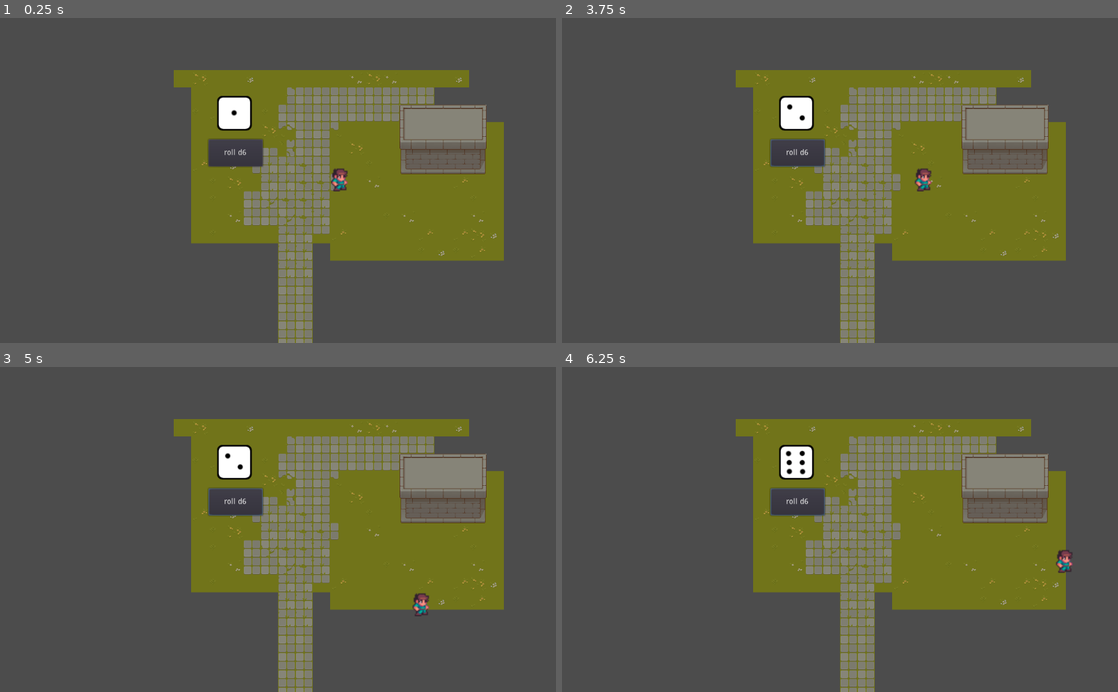
Above: before the commit, frames 1-4 (two rows, left to right).
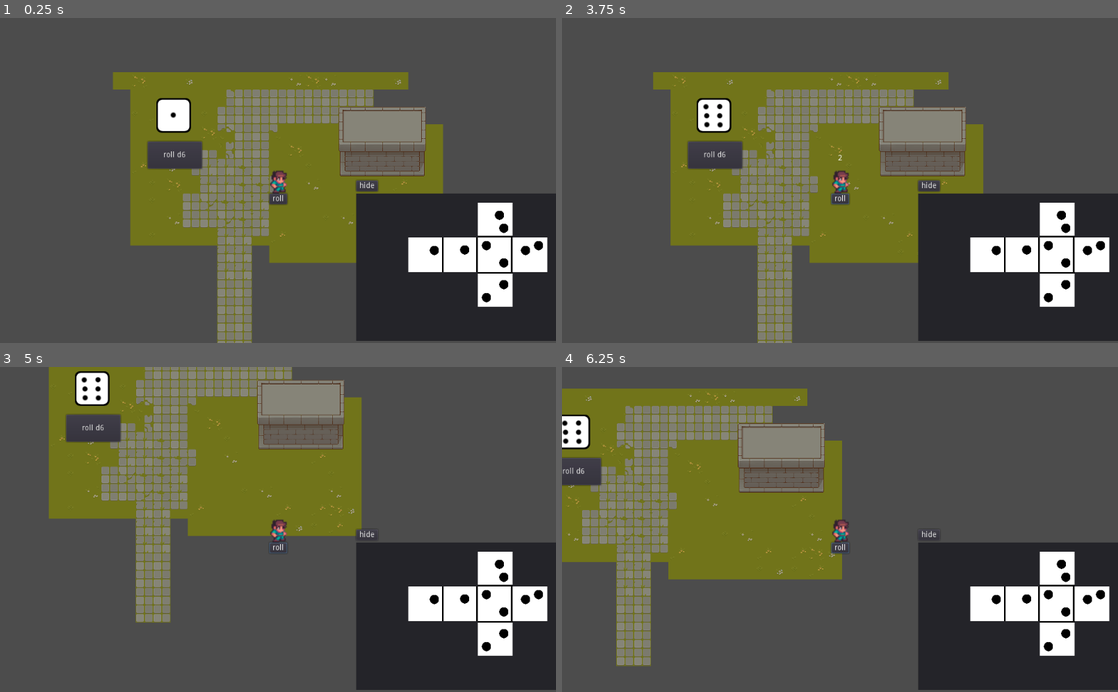
Above: after the commit, the same moments.

Repository: s4x0r/GMTKjam-2022
Game: Godot game, scene res://main.tscn
Two runs of this game, one before a commit and one after it. Both use one fixed random seed, a clock stepped at 60 frames per second and the inputs below.
Inputs (mouse positions are in pixels of both pictures, inside the frame that each line leads up to):
- Up to frame 1 (0.25 s): no input
- Up to frame 2 (3.75 s): click "roll d6" at 0.5 s; click (928, 187) at 1.25 s, where only the run after the commit has a clickable "hide"; click (928, 333) at 2 s, where only the run after the commit has a clickable "show"; click "roll d6" (after the commit: "roll") at 2.75 s; tap Enter at 3.5 s; move the mouse to (962, 164) at 3.52 s; press the mouse at (962, 164) at 3.53 s; hold D (char_right) from 3.53 s (still down)
- Up to frame 3 (5 s): move the mouse to (166, 545) at 4.27 s; release D (char_right) at 4.28 s; release the mouse at (166, 545) at 4.28 s; hold S (char_down) from 4.28 s (still down); click (166, 545) at 4.35 s
- Up to frame 4 (6.25 s): move the mouse to (895, 458) at 5.02 s; release S (char_down) at 5.03 s; press the mouse at (895, 458) at 5.03 s; hold D (char_right) 5.03-5.78 s; move the mouse to (812, 594) at 5.77 s; release the mouse at (812, 594) at 5.78 s; hold W (char_up) from 5.78 s (still down); click (812, 594) at 5.85 s

The runs differ from the first frame. In frame 1, 41% of the frame differs, in the area x 20-100%, y 16-100%; in frame 2, 45%; in frame 3, 55%; in frame 4, 61%, in the area x 0-100%, y 6-100%.

Commit message:
More dice dot fixing

Diff:
--- a/character.gd
+++ b/character.gd
@@ -11,13 +11,25 @@
 const WALK_SPEED = 200
 
 var velocity = Vector2()
-
+var time = 1
 
 
 # Called when the node enters the scene tree for the first time.
 func _ready():
 	pass # Replace with function body.
 
+func hide():
+	if $"Camera2D/ui/dice window".visible:
+		$AnimationPlayer.play("hide ui")
+	else:
+		$AnimationPlayer.play("show ui")
+	pass
+
+func roll():
+	$"Camera2D/ui/roll indicator".text=str($"Camera2D/ui/dice window/unfold".roll())
+	yield(get_tree().create_timer(time), "timeout")
+	$"Camera2D/ui/roll indicator".text=""
+	pass
 
 # Called every frame. 'delta' is the elapsed time since the previous frame.
 func _physics_process(delta):
--- /dev/null
+++ b/character.tscn
@@ -0,0 +1,299 @@
+[gd_scene load_steps=8 format=2]
+
+[ext_resource path="res://character.gd" type="Script" id=1]
+[ext_resource path="res://assets/rpg-pack/chars/gabe/gabe-idle-run.png" type="Texture" id=2]
+[ext_resource path="res://unfold.tscn" type="PackedScene" id=3]
+
+[sub_resource type="CircleShape2D" id=3]
+radius = 24.0
+
+[sub_resource type="Animation" id=4]
+length = 0.001
+tracks/0/type = "value"
+tracks/0/path = NodePath("Camera2D/ui/hide:text")
+tracks/0/interp = 1
+tracks/0/loop_wrap = true
+tracks/0/imported = false
+tracks/0/enabled = true
+tracks/0/keys = {
+"times": PoolRealArray( 0 ),
+"transitions": PoolRealArray( 1 ),
+"update": 0,
+"values": [ "hide" ]
+}
+tracks/1/type = "value"
+tracks/1/path = NodePath("Camera2D/ui/hide:margin_left")
+tracks/1/interp = 1
+tracks/1/loop_wrap = true
+tracks/1/imported = false
+tracks/1/enabled = true
+tracks/1/keys = {
+"times": PoolRealArray( 0 ),
+"transitions": PoolRealArray( 1 ),
+"update": 0,
+"values": [ 656.0 ]
+}
+tracks/2/type = "value"
+tracks/2/path = NodePath("Camera2D/ui/hide:margin_top")
+tracks/2/interp = 1
+tracks/2/loop_wrap = true
+tracks/2/imported = false
+tracks/2/enabled = true
+tracks/2/keys = {
+"times": PoolRealArray( 0 ),
+"transitions": PoolRealArray( 1 ),
+"update": 0,
+"values": [ 296.0 ]
+}
+tracks/3/type = "value"
+tracks/3/path = NodePath("Camera2D/ui/hide:margin_right")
+tracks/3/interp = 1
+tracks/3/loop_wrap = true
+tracks/3/imported = false
+tracks/3/enabled = true
+tracks/3/keys = {
+"times": PoolRealArray( 0 ),
+"transitions": PoolRealArray( 1 ),
+"update": 0,
+"values": [ 696.0 ]
+}
+tracks/4/type = "value"
+tracks/4/path = NodePath("Camera2D/ui/hide:margin_bottom")
+tracks/4/interp = 1
+tracks/4/loop_wrap = true
+tracks/4/imported = false
+tracks/4/enabled = true
+tracks/4/keys = {
+"times": PoolRealArray( 0 ),
+"transitions": PoolRealArray( 1 ),
+"update": 0,
+"values": [ 316.0 ]
+}
+tracks/5/type = "value"
+tracks/5/path = NodePath("Camera2D/ui/dice window:visible")
+tracks/5/interp = 1
+tracks/5/loop_wrap = true
+tracks/5/imported = false
+tracks/5/enabled = true
+tracks/5/keys = {
+"times": PoolRealArray( 0 ),
+"transitions": PoolRealArray( 1 ),
+"update": 0,
+"values": [ true ]
+}
+
+[sub_resource type="Animation" id=5]
+resource_name = "hide ui"
+tracks/0/type = "value"
+tracks/0/path = NodePath("Camera2D/ui/dice window:visible")
+tracks/0/interp = 1
+tracks/0/loop_wrap = true
+tracks/0/imported = false
+tracks/0/enabled = true
+tracks/0/keys = {
+"times": PoolRealArray( 0 ),
+"transitions": PoolRealArray( 1 ),
+"update": 1,
+"values": [ false ]
+}
+tracks/1/type = "value"
+tracks/1/path = NodePath("Camera2D/ui/hide:text")
+tracks/1/interp = 1
+tracks/1/loop_wrap = true
+tracks/1/imported = false
+tracks/1/enabled = true
+tracks/1/keys = {
+"times": PoolRealArray( 0 ),
+"transitions": PoolRealArray( 1 ),
+"update": 1,
+"values": [ "show" ]
+}
+tracks/2/type = "value"
+tracks/2/path = NodePath("Camera2D/ui/hide:margin_left")
+tracks/2/interp = 1
+tracks/2/loop_wrap = true
+tracks/2/imported = false
+tracks/2/enabled = true
+tracks/2/keys = {
+"times": PoolRealArray( 0 ),
+"transitions": PoolRealArray( 1 ),
+"update": 1,
+"values": [ 656.0 ]
+}
+tracks/3/type = "value"
+tracks/3/path = NodePath("Camera2D/ui/hide:margin_top")
+tracks/3/interp = 1
+tracks/3/loop_wrap = true
+tracks/3/imported = false
+tracks/3/enabled = true
+tracks/3/keys = {
+"times": PoolRealArray( 0 ),
+"transitions": PoolRealArray( 1 ),
+"update": 1,
+"values": [ 568.0 ]
+}
+tracks/4/type = "value"
+tracks/4/path = NodePath("Camera2D/ui/hide:margin_right")
+tracks/4/interp = 1
+tracks/4/loop_wrap = true
+tracks/4/imported = false
+tracks/4/enabled = true
+tracks/4/keys = {
+"times": PoolRealArray( 0 ),
+"transitions": PoolRealArray( 1 ),
+"update": 1,
+"values": [ 696.0 ]
+}
+tracks/5/type = "value"
+tracks/5/path = NodePath("Camera2D/ui/hide:margin_bottom")
+tracks/5/interp = 1
+tracks/5/loop_wrap = true
+tracks/5/imported = false
+tracks/5/enabled = true
+tracks/5/keys = {
+"times": PoolRealArray( 0 ),
+"transitions": PoolRealArray( 1 ),
+"update": 1,
+"values": [ 588.0 ]
+}
+
+[sub_resource type="Animation" id=6]
+resource_name = "show ui"
+tracks/0/type = "value"
+tracks/0/path = NodePath("Camera2D/ui/hide:text")
+tracks/0/interp = 1
+tracks/0/loop_wrap = true
+tracks/0/imported = false
+tracks/0/enabled = true
+tracks/0/keys = {
+"times": PoolRealArray( 0 ),
+"transitions": PoolRealArray( 1 ),
+"update": 1,
+"values": [ "hide" ]
+}
+tracks/1/type = "value"
+tracks/1/path = NodePath("Camera2D/ui/hide:margin_left")
+tracks/1/interp = 1
+tracks/1/loop_wrap = true
+tracks/1/imported = false
+tracks/1/enabled = true
+tracks/1/keys = {
+"times": PoolRealArray( 0 ),
+"transitions": PoolRealArray( 1 ),
+"update": 1,
+"values": [ 656.0 ]
+}
+tracks/2/type = "value"
+tracks/2/path = NodePath("Camera2D/ui/hide:margin_top")
+tracks/2/interp = 1
+tracks/2/loop_wrap = true
+tracks/2/imported = false
+tracks/2/enabled = true
+tracks/2/keys = {
+"times": PoolRealArray( 0 ),
+"transitions": PoolRealArray( 1 ),
+"update": 1,
+"values": [ 296.0 ]
+}
+tracks/3/type = "value"
+tracks/3/path = NodePath("Camera2D/ui/hide:margin_right")
+tracks/3/interp = 1
+tracks/3/loop_wrap = true
+tracks/3/imported = false
+tracks/3/enabled = true
+tracks/3/keys = {
+"times": PoolRealArray( 0 ),
+"transitions": PoolRealArray( 1 ),
+"update": 1,
+"values": [ 696.0 ]
+}
+tracks/4/type = "value"
+tracks/4/path = NodePath("Camera2D/ui/hide:margin_bottom")
+tracks/4/interp = 1
+tracks/4/loop_wrap = true
+tracks/4/imported = false
+tracks/4/enabled = true
+tracks/4/keys = {
+"times": PoolRealArray( 0 ),
+"transitions": PoolRealArray( 1 ),
+"update": 1,
+"values": [ 316.0 ]
+}
+tracks/5/type = "value"
+tracks/5/path = NodePath("Camera2D/ui/dice window:visible")
+tracks/5/interp = 1
+tracks/5/loop_wrap = true
+tracks/5/imported = false
+tracks/5/enabled = true
+tracks/5/keys = {
+"times": PoolRealArray( 0 ),
+"transitions": PoolRealArray( 1 ),
+"update": 1,
+"values": [ true ]
+}
+
+[node name="character" type="KinematicBody2D"]
+position = Vector2( 624, 296 )
+script = ExtResource( 1 )
+
+[node name="CollisionShape2D" type="CollisionShape2D" parent="."]
+shape = SubResource( 3 )
+
+[node name="Sprite" type="Sprite" parent="."]
+position = Vector2( 9.53674e-07, -4.76837e-07 )
+scale = Vector2( 2, 2 )
+texture = ExtResource( 2 )
+hframes = 7
+
+[node name="AnimationPlayer" type="AnimationPlayer" parent="."]
+anims/RESET = SubResource( 4 )
+"anims/hide ui" = SubResource( 5 )
+"anims/show ui" = SubResource( 6 )
+
+[node name="Camera2D" type="Camera2D" parent="."]
+current = true
+
+[node name="ui" type="Control" parent="Camera2D"]
+anchor_right = 1.0
+anchor_bottom = 1.0
+margin_left = -512.0
+margin_top = -296.0
+margin_right = 512.0
+margin_bottom = 296.0
+mouse_filter = 2
+
+[node name="hide" type="Button" parent="Camera2D/ui"]
+margin_left = 656.0
+margin_top = 296.0
+margin_right = 696.0
+margin_bottom = 316.0
+text = "hide"
+
+[node name="dice window" type="Panel" parent="Camera2D/ui"]
+anchor_left = 1.0
+anchor_top = 1.0
+anchor_right = 1.0
+anchor_bottom = 1.0
+margin_left = -368.0
+margin_top = -272.0
+mouse_filter = 2
+
+[node name="unfold" parent="Camera2D/ui/dice window" instance=ExtResource( 3 )]
+position = Vector2( 224, 112 )
+
+[node name="roll indicator" type="Label" parent="Camera2D/ui"]
+margin_left = 488.0
+margin_top = 248.0
+margin_right = 536.0
+margin_bottom = 270.0
+align = 1
+
+[node name="Button" type="Button" parent="Camera2D/ui"]
+margin_left = 496.0
+margin_top = 320.0
+margin_right = 529.0
+margin_bottom = 340.0
+text = "roll"
+
+[connection signal="pressed" from="Camera2D/ui/hide" to="." method="hide"]
+[connection signal="pressed" from="Camera2D/ui/Button" to="." method="roll"]
--- a/dot.gd
+++ b/dot.gd
@@ -6,6 +6,8 @@
 # var b = "text"
 
 var moving
+var bounce = 3
+
 # Called when the node enters the scene tree for the first time.
 func _ready():
 	moving=false
@@ -16,9 +18,16 @@
 func _process(delta):
 	if !Input.is_action_pressed("click"):
 		moving=false
+	for i in $Area2D.get_overlapping_areas():
+		if i.name.substr(0, 4) != "side":
+			moving=false
+			var vect=i.get_global_position()-self.get_global_position()
+			vect = vect.normalized()
+			self.position=position-vect*2
+
 	if moving:
 		self.position-=(self.get_global_position()-self.get_global_mouse_position())
-#	pass
+
 
 func _on_Area2D_input_event(viewport, event, shape_idx):
 	#print(event)
--- a/main.tscn
+++ b/main.tscn
@@ -1,16 +1,12 @@
-[gd_scene load_steps=12 format=2]
+[gd_scene load_steps=10 format=2]
 
 [ext_resource path="res://randomizer.gd" type="Script" id=1]
 [ext_resource path="res://dice.gd" type="Script" id=2]
 [ext_resource path="res://main.gd" type="Script" id=3]
 [ext_resource path="res://assets/qea14rgp.bmp" type="Texture" id=4]
-[ext_resource path="res://character.gd" type="Script" id=5]
+[ext_resource path="res://character.tscn" type="PackedScene" id=5]
 [ext_resource path="res://top down.tres" type="TileSet" id=6]
 [ext_resource path="res://walls.tres" type="TileSet" id=7]
-[ext_resource path="res://assets/rpg-pack/chars/gabe/gabe-idle-run.png" type="Texture" id=8]
-
-[sub_resource type="CircleShape2D" id=3]
-radius = 24.0
 
 [sub_resource type="Animation" id=1]
 length = 0.001
@@ -62,23 +58,7 @@
 format = 1
 tile_data = PoolIntArray( 327703, 3, 0, 327704, 4, 0, 327705, 4, 0, 327706, 4, 0, 327707, 5, 0, 393239, 6, 0, 393243, 8, 0, 458775, 0, 0, 458776, 1, 0, 458777, 1, 0, 458778, 1, 0, 458779, 2, 0 )
 
-[node name="character" type="KinematicBody2D" parent="."]
-position = Vector2( 624, 296 )
-script = ExtResource( 5 )
-__meta__ = {
-"_edit_group_": true
-}
-
-[node name="CollisionShape2D" type="CollisionShape2D" parent="character"]
-shape = SubResource( 3 )
-
-[node name="Sprite" type="Sprite" parent="character"]
-position = Vector2( 9.53674e-07, -4.76837e-07 )
-scale = Vector2( 2, 2 )
-texture = ExtResource( 8 )
-hframes = 7
-
-[node name="AnimationPlayer" type="AnimationPlayer" parent="character"]
+[node name="character" parent="." instance=ExtResource( 5 )]
 
 [node name="dice" type="Sprite" parent="."]
 position = Vector2( 432, 176 )
--- a/unfold.gd
+++ b/unfold.gd
@@ -12,8 +12,9 @@
 
 
 func fold():
-	for i in range(1,6):
-		sides[i-1]=get_node("facemap/side "+str(i)).get_overlapping_areas().size()
+	for i in range(0,6):
+		print(i)
+		sides[i]=get_node("facemap/side "+str(i+1)).get_overlapping_areas().size()
 	print(sides)
 
 func next():
@@ -23,9 +24,11 @@
 	$ViewportContainer/Viewport/camera.position-=($ViewportContainer/Viewport/camera.get_global_position()-get_node("facemap/side "+face).get_global_position())
 
 func roll():
+	fold()
 	return sides[rng.randi_range(0, sides.size()-1)]
 
 func rollem():
+
 	print(roll())
 
 
--- a/unfold.tscn
+++ b/unfold.tscn
@@ -18,7 +18,7 @@
 region = Rect2( 0, 128, 64, 64 )
 
 [sub_resource type="CircleShape2D" id=4]
-radius = 30.1176
+radius = 30.1177
 
 [node name="unfold" type="Node2D"]
 position = Vector2( 208, 104 )
@@ -92,7 +92,7 @@
 shape = SubResource( 2 )
 
 [node name="dot" type="Sprite" parent="."]
-position = Vector2( -40, -8 )
+position = Vector2( 16, -16 )
 scale = Vector2( 0.265625, 0.265625 )
 texture = SubResource( 3 )
 script = ExtResource( 3 )
@@ -102,12 +102,141 @@
 
 [node name="Area2D" type="Area2D" parent="dot"]
 collision_layer = 2
+collision_mask = 2
 
 [node name="CollisionShape2D" type="CollisionShape2D" parent="dot/Area2D"]
 shape = SubResource( 4 )
 
+[node name="dot3" type="Sprite" parent="."]
+position = Vector2( -24, -8 )
+scale = Vector2( 0.265625, 0.265625 )
+texture = SubResource( 3 )
+script = ExtResource( 3 )
+__meta__ = {
+"_edit_group_": true
+}
+
+[node name="Area2D" type="Area2D" parent="dot3"]
+collision_layer = 2
+collision_mask = 2
+
+[node name="CollisionShape2D" type="CollisionShape2D" parent="dot3/Area2D"]
+shape = SubResource( 4 )
+
+[node name="dot4" type="Sprite" parent="."]
+position = Vector2( 48, 16 )
+scale = Vector2( 0.265625, 0.265625 )
+texture = SubResource( 3 )
+script = ExtResource( 3 )
+__meta__ = {
+"_edit_group_": true
+}
+
+[node name="Area2D" type="Area2D" parent="dot4"]
+collision_layer = 2
+collision_mask = 2
+
+[node name="CollisionShape2D" type="CollisionShape2D" parent="dot4/Area2D"]
+shape = SubResource( 4 )
+
+[node name="dot5" type="Sprite" parent="."]
+position = Vector2( 48, -48 )
+scale = Vector2( 0.265625, 0.265625 )
+texture = SubResource( 3 )
+script = ExtResource( 3 )
+__meta__ = {
+"_edit_group_": true
+}
+
+[node name="Area2D" type="Area2D" parent="dot5"]
+collision_layer = 2
+collision_mask = 2
+
+[node name="CollisionShape2D" type="CollisionShape2D" parent="dot5/Area2D"]
+shape = SubResource( 4 )
+
+[node name="dot6" type="Sprite" parent="."]
+position = Vector2( 40, -72 )
+scale = Vector2( 0.265625, 0.265625 )
+texture = SubResource( 3 )
+script = ExtResource( 3 )
+__meta__ = {
+"_edit_group_": true
+}
+
+[node name="Area2D" type="Area2D" parent="dot6"]
+collision_layer = 2
+collision_mask = 2
+
+[node name="CollisionShape2D" type="CollisionShape2D" parent="dot6/Area2D"]
+shape = SubResource( 4 )
+
+[node name="dot7" type="Sprite" parent="."]
+position = Vector2( 88, -7 )
+scale = Vector2( 0.265625, 0.265625 )
+texture = SubResource( 3 )
+script = ExtResource( 3 )
+__meta__ = {
+"_edit_group_": true
+}
+
+[node name="Area2D" type="Area2D" parent="dot7"]
+collision_layer = 2
+collision_mask = 2
+
+[node name="CollisionShape2D" type="CollisionShape2D" parent="dot7/Area2D"]
+shape = SubResource( 4 )
+
+[node name="dot8" type="Sprite" parent="."]
+position = Vector2( 112, -16 )
+scale = Vector2( 0.265625, 0.265625 )
+texture = SubResource( 3 )
+script = ExtResource( 3 )
+__meta__ = {
+"_edit_group_": true
+}
+
+[node name="Area2D" type="Area2D" parent="dot8"]
+collision_layer = 2
+collision_mask = 2
+
+[node name="CollisionShape2D" type="CollisionShape2D" parent="dot8/Area2D"]
+shape = SubResource( 4 )
+
+[node name="dot9" type="Sprite" parent="."]
+position = Vector2( 48, 56 )
+scale = Vector2( 0.265625, 0.265625 )
+texture = SubResource( 3 )
+script = ExtResource( 3 )
+__meta__ = {
+"_edit_group_": true
+}
+
+[node name="Area2D" type="Area2D" parent="dot9"]
+collision_layer = 2
+collision_mask = 2
+
+[node name="CollisionShape2D" type="CollisionShape2D" parent="dot9/Area2D"]
+shape = SubResource( 4 )
+
+[node name="dot10" type="Sprite" parent="."]
+position = Vector2( 16, 80 )
+scale = Vector2( 0.265625, 0.265625 )
+texture = SubResource( 3 )
+script = ExtResource( 3 )
+__meta__ = {
+"_edit_group_": true
+}
+
+[node name="Area2D" type="Area2D" parent="dot10"]
+collision_layer = 2
+collision_mask = 2
+
+[node name="CollisionShape2D" type="CollisionShape2D" parent="dot10/Area2D"]
+shape = SubResource( 4 )
+
 [node name="dot2" type="Sprite" parent="."]
-position = Vector2( -80, 8 )
+position = Vector2( -80, -7 )
 scale = Vector2( 0.265625, 0.265625 )
 texture = SubResource( 3 )
 script = ExtResource( 3 )
@@ -117,176 +246,13 @@
 
 [node name="Area2D" type="Area2D" parent="dot2"]
 collision_layer = 2
+collision_mask = 2
 
 [node name="CollisionShape2D" type="CollisionShape2D" parent="dot2/Area2D"]
 shape = SubResource( 4 )
 
-[node name="dot3" type="Sprite" parent="."]
-position = Vector2( 24, 16 )
-scale = Vector2( 0.265625, 0.265625 )
-texture = SubResource( 3 )
-script = ExtResource( 3 )
-__meta__ = {
-"_edit_group_": true
-}
-
-[node name="Area2D" type="Area2D" parent="dot3"]
-collision_layer = 2
-
-[node name="CollisionShape2D" type="CollisionShape2D" parent="dot3/Area2D"]
-shape = SubResource( 4 )
-
-[node name="dot4" type="Sprite" parent="."]
-position = Vector2( 24, -8 )
-scale = Vector2( 0.265625, 0.265625 )
-texture = SubResource( 3 )
-script = ExtResource( 3 )
-__meta__ = {
-"_edit_group_": true
-}
-
-[node name="Area2D" type="Area2D" parent="dot4"]
-collision_layer = 2
-
-[node name="CollisionShape2D" type="CollisionShape2D" parent="dot4/Area2D"]
-shape = SubResource( 4 )
-
-[node name="dot5" type="Sprite" parent="."]
-position = Vector2( 80, -8 )
-scale = Vector2( 0.265625, 0.265625 )
-texture = SubResource( 3 )
-script = ExtResource( 3 )
-__meta__ = {
-"_edit_group_": true
-}
-
-[node name="Area2D" type="Area2D" parent="dot5"]
-collision_layer = 2
-
-[node name="CollisionShape2D" type="CollisionShape2D" parent="dot5/Area2D"]
-shape = SubResource( 4 )
-
-[node name="dot6" type="Sprite" parent="."]
-position = Vector2( 112, 17 )
-scale = Vector2( 0.265625, 0.265625 )
-texture = SubResource( 3 )
-script = ExtResource( 3 )
-__meta__ = {
-"_edit_group_": true
-}
-
-[node name="Area2D" type="Area2D" parent="dot6"]
-collision_layer = 2
-
-[node name="CollisionShape2D" type="CollisionShape2D" parent="dot6/Area2D"]
-shape = SubResource( 4 )
-
-[node name="dot7" type="Sprite" parent="."]
-position = Vector2( 104, -16 )
-scale = Vector2( 0.265625, 0.265625 )
-texture = SubResource( 3 )
-script = ExtResource( 3 )
-__meta__ = {
-"_edit_group_": true
-}
-
-[node name="Area2D" type="Area2D" parent="dot7"]
-collision_layer = 2
-
-[node name="CollisionShape2D" type="CollisionShape2D" parent="dot7/Area2D"]
-shape = SubResource( 4 )
-
-[node name="dot8" type="Sprite" parent="."]
-position = Vector2( 56, 56 )
-scale = Vector2( 0.265625, 0.265625 )
-texture = SubResource( 3 )
-script = ExtResource( 3 )
-__meta__ = {
-"_edit_group_": true
-}
-
-[node name="Area2D" type="Area2D" parent="dot8"]
-collision_layer = 2
-
-[node name="CollisionShape2D" type="CollisionShape2D" parent="dot8/Area2D"]
-shape = SubResource( 4 )
-
-[node name="dot9" type="Sprite" parent="."]
-position = Vector2( 24, 80 )
-scale = Vector2( 0.265625, 0.265625 )
-texture = SubResource( 3 )
-script = ExtResource( 3 )
-__meta__ = {
-"_edit_group_": true
-}
-
-[node name="Area2D" type="Area2D" parent="dot9"]
-collision_layer = 2
-
-[node name="CollisionShape2D" type="CollisionShape2D" parent="dot9/Area2D"]
-shape = SubResource( 4 )
-
-[node name="dot10" type="Sprite" parent="."]
-position = Vector2( 24, -64 )
-scale = Vector2( 0.265625, 0.265625 )
-texture = SubResource( 3 )
-script = ExtResource( 3 )
-__meta__ = {
-"_edit_group_": true
-}
-
-[node name="Area2D" type="Area2D" parent="dot10"]
-collision_layer = 2
-
-[node name="CollisionShape2D" type="CollisionShape2D" parent="dot10/Area2D"]
-shape = SubResource( 4 )
-
-[node name="dot13" type="Sprite" parent="."]
-position = Vector2( 24, -64 )
-scale = Vector2( 0.265625, 0.265625 )
-texture = SubResource( 3 )
-script = ExtResource( 3 )
-__meta__ = {
-"_edit_group_": true
-}
-
-[node name="Area2D" type="Area2D" parent="dot13"]
-collision_layer = 2
-
-[node name="CollisionShape2D" type="CollisionShape2D" parent="dot13/Area2D"]
-shape = SubResource( 4 )
-
-[node name="dot11" type="Sprite" parent="."]
-position = Vector2( 40, -80 )
-scale = Vector2( 0.265625, 0.265625 )
-texture = SubResource( 3 )
-script = ExtResource( 3 )
-__meta__ = {
-"_edit_group_": true
-}
-
-[node name="Area2D" type="Area2D" parent="dot11"]
-collision_layer = 2
-
-[node name="CollisionShape2D" type="CollisionShape2D" parent="dot11/Area2D"]
-shape = SubResource( 4 )
-
-[node name="dot12" type="Sprite" parent="."]
-position = Vector2( 48, -56 )
-scale = Vector2( 0.265625, 0.265625 )
-texture = SubResource( 3 )
-script = ExtResource( 3 )
-__meta__ = {
-"_edit_group_": true
-}
-
-[node name="Area2D" type="Area2D" parent="dot12"]
-collision_layer = 2
-
-[node name="CollisionShape2D" type="CollisionShape2D" parent="dot12/Area2D"]
-shape = SubResource( 4 )
-
 [node name="fold" type="Button" parent="."]
+visible = false
 margin_left = -112.0
 margin_top = 64.0
 margin_right = -100.0
@@ -294,6 +260,7 @@
 text = "fold"
 
 [node name="next" type="Button" parent="."]
+visible = false
 margin_left = -176.0
 margin_top = 65.0
 margin_right = -136.0
@@ -301,7 +268,6 @@
 text = "roll"
 
 [connection signal="input_event" from="dot/Area2D" to="dot" method="_on_Area2D_input_event"]
-[connection signal="input_event" from="dot2/Area2D" to="dot2" method="_on_Area2D_input_event"]
 [connection signal="input_event" from="dot3/Area2D" to="dot3" method="_on_Area2D_input_event"]
 [connection signal="input_event" from="dot4/Area2D" to="dot4" method="_on_Area2D_input_event"]
 [connection signal="input_event" from="dot5/Area2D" to="dot5" method="_on_Area2D_input_event"]
@@ -310,8 +276,6 @@
 [connection signal="input_event" from="dot8/Area2D" to="dot8" method="_on_Area2D_input_event"]
 [connection signal="input_event" from="dot9/Area2D" to="dot9" method="_on_Area2D_input_event"]
 [connection signal="input_event" from="dot10/Area2D" to="dot10" method="_on_Area2D_input_event"]
-[connection signal="input_event" from="dot13/Area2D" to="dot13" method="_on_Area2D_input_event"]
-[connection signal="input_event" from="dot11/Area2D" to="dot11" method="_on_Area2D_input_event"]
-[connection signal="input_event" from="dot12/Area2D" to="dot12" method="_on_Area2D_input_event"]
+[connection signal="input_event" from="dot2/Area2D" to="dot2" method="_on_Area2D_input_event"]
 [connection signal="pressed" from="fold" to="." method="fold"]
 [connection signal="pressed" from="next" to="." method="rollem"]
